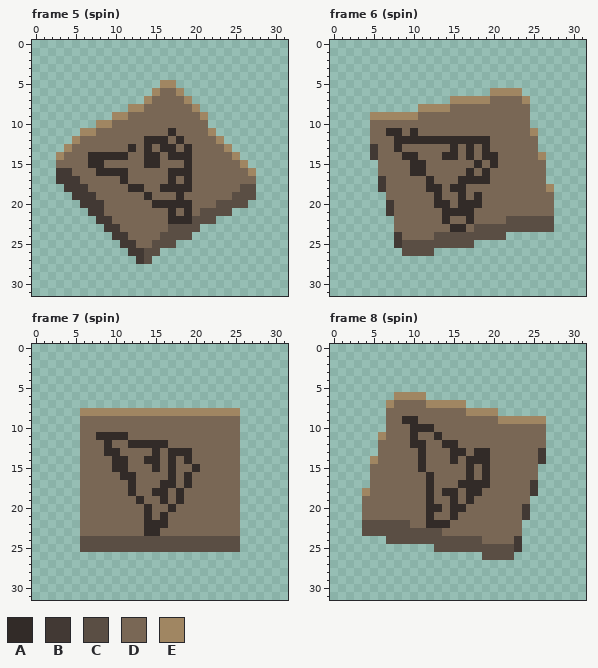
Edited in one commit: pixel-art file (art/spinningBox.aseprite). Above is the file before it was changed.
32x32 pixels, 24 frames. Shown: frame 5 (spin), frame 6 (spin), frame 7 (spin), frame 8 (spin). The commit also changed other frames, which this record leaves out.
Visible layers, top first: "Layer 3", "Layer 2", "Layer 1".
Palette (. is transparent): A #322b28  B #423934  C #5a4e44  D #796755  E #a08662
Pixels before, frame 5 (spin), first column x 3:
 5 .............EE..........
 6 ............EDDE.........
 7 ...........EDDDDE........
 8 .........EEDDDDDDE.......
 9 .......EEDDDDDDDDDE......
10 .....EEDDDDDDDDDDDD......
11 ...EEDDDDDDDDDADDDDE.....
12 ..EDDDDDDDDAAADADDDDE....
13 .EDDDDDDDADADAADADDDDE...
14 EDDDAAAAADDAADAAADDDDDE..
15 DDDDAADDDDDAADDDADDDDDDE.
16 BBDDDAAAADDDDDAAADDDDDDDE
17 BBBDDDDDADDDDDADADDDDDDDD
18 .BBBDDDDDAADDAAAADDDDDDCC
19 ..BBBDDDDDDADDDADDDDDDCCC
20 ...BBBDDDDDDAAAAADDDCCCC.
21 ....BBDDDDDDDDADADCCCC...
22 .....BBDDDDDDDAAACCC.....
23 ......BBDDDDDDCCCC.......
24 .......BBDDDDCCCC........
25 ........BBDDCCC..........
26 .........BBCC............
27 ..........BC.............
Pixels before, frame 6 (spin), first column x 5:
 6 ...............EEEE....
 7 ..........EEEEEDDDDE...
 8 ......EEEEDDDDDDDDDD...
 9 EEEEEEDDDDDDDDDDDDDD...
10 DDDDDDDDDDDDDDDDDDDD...
11 DDAADADDDDDDDDDDDDDDE..
12 DDDAAAAAAAAAAAADDDDDD..
13 BDDADDDDDDADADADDDDDD..
14 BDDDAADDDAADADAADDDDDE.
15 .DDDDAADDDDDDADADDDDDD.
16 .DDDDAADDDDDADADDDDDDD.
17 .BDDDDDADDDAAAADDDDDDD.
18 .BDDDDDAADAADDDDDDDDDDE
19 ..DDDDDDADDADADDDDDDDDD
20 ..BDDDDDAADAAADDDDDDDDD
21 ..BDDDDDDAAAADDDDDDDDDD
22 ...DDDDDDADDADDDDCCCCCC
23 ...DDDDDDDAADCCCCCCCCCC
24 ...BDDDDCCCCCCCCC......
25 ...BCCCCCCCCC..........
26 ....CCCC...............
Pixels before, frame 7 (spin), first column x 6:
 8 EEEEEEEEEEEEEEEEEEEE
 9 DDDDDDDDDDDDDDDDDDDD
10 DDDDDDDDDDDDDDDDDDDD
11 DDAAAADDDDDDDDDDDDDD
12 DDDADDAAAAADDDDDDDDD
13 DDDAADDDDADAAADDDDDD
14 DDDDAADDAADADADDDDDD
15 DDDDAADDDADADDADDDDD
16 DDDDDAADDDDADADDDDDD
17 DDDDDDADDDAADADDDDDD
18 DDDDDDADDAADADDDDDDD
19 DDDDDDDADDADADDDDDDD
20 DDDDDDDDADDADDDDDDDD
21 DDDDDDDDADADDDDDDDDD
22 DDDDDDDDAAADDDDDDDDD
23 DDDDDDDDAADDDDDDDDDD
24 CCCCCCCCCCCCCCCCCCCC
25 CCCCCCCCCCCCCCCCCCCC
Pixels before, frame 8 (spin), first column x 4:
 6 ....EEEE...............
 7 ...EDDDDEEEEE..........
 8 ...DDDDDDDDDDEEEE......
 9 ...DDAADDDDDDDDDDEEEEEE
10 ...DDDAAADDDDDDDDDDDDDD
11 ..EDDDADDADDDDDDDDDDDDD
12 ..DDDDAADDAADDDDDDDDDDD
13 ..DDDDDADDDAADAADDDDDDB
14 .EDDDDDADDDADAAADDDDDDB
15 .DDDDDDADDDDDADADDDDDD.
16 .DDDDDDDADDDDADADDDDDD.
17 .DDDDDDDADDDAAAADDDDDB.
18 EDDDDDDDADAADAADDDDDDB.
19 DDDDDDDDADDADADDDDDDD..
20 DDDDDDDDAADAADDDDDDDB..
21 DDDDDDDDADDADDDDDDDDB..
22 CCCCCCDDAAADDDDDDDDD...
23 CCCCCCCCCCDDDDDDDDDD...
24 ...CCCCCCCCCCCCDDDDB...
25 .........CCCCCCCCCCB...
26 ...............CCCC....
The result:
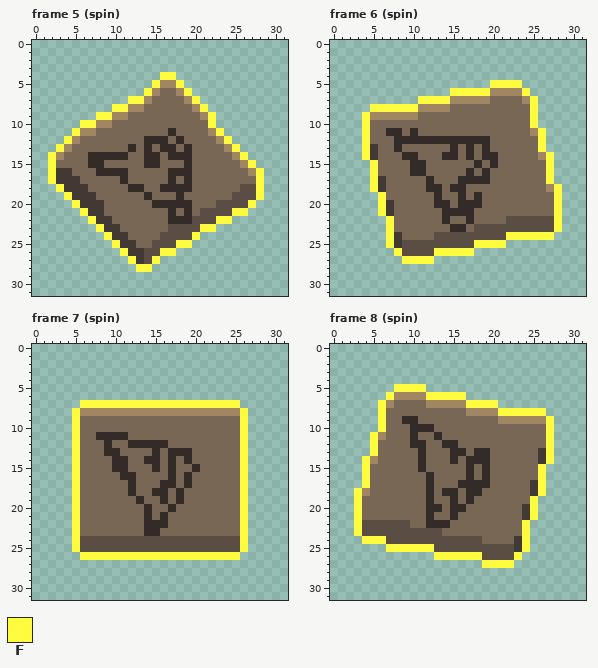
Colours new in this view: F #fffc40
The edit:
layer "Layer 4" added
Frame 5 (spin), layer "Layer 3":
Colour F now appears in row 4 at x 16 to 17; in row 5 at x 15 and 18; in row 6 at x 14 and 19; in row 7 at x 12 to 13 and 20; in row 8 at x 10 to 11 and 21; in row 9 at x 8 to 9 and 22.
Colour F now appears in row 10 at x 6 to 7 and 22; in row 11 at x 5 and 23; in row 12 at x 4 and 24; in row 13 at x 3 and 25; in row 14 at x 2 and 26; in row 15 at x 2 and 27.
Colour F now appears in rows 16 to 17 at x 2 and 28; in row 18 at x 3 and 28; in row 19 at x 4 and 28; in row 20 at x 5 and 27; in row 21 at x 6 and 25 to 26; in row 22 at x 7 and 23 to 24.
Colour F now appears in row 23 at x 8 and 21 to 22; in row 24 at x 9 and 20; in row 25 at x 10 and 18 to 19; in row 26 at x 11 and 16 to 17; in row 27 at x 12 and 15; in row 28 at x 13 to 14.
Frame 6 (spin), layer "Layer 3":
Colour F now appears in row 5 at x 20 to 23; in row 6 at x 15 to 19 and 24; in row 7 at x 11 to 14 and 25; in row 8 at x 5 to 10 and 25; in rows 9 to 10 at x 4 and 25; in rows 11 to 13 at x 4 and 26.
Colour F now appears in row 14 at x 4 and 27; in rows 15 to 17 at x 5 and 27; in row 18 at x 5 and 28; in rows 19 to 21 at x 6 and 28; in rows 22 to 23 at x 7 and 28; in row 24 at x 7 and 22 to 27.
Colour F now appears in row 25 at x 7 and 18 to 21; in row 26 at x 8 and 13 to 17; in row 27 at x 9 to 12.
Frame 7 (spin), layer "Layer 4":
Colour F now appears in row 7 at x 6 to 25; in rows 8 to 25 at x 5 and 26; in row 26 at x 6 to 25.
Frame 8 (spin), layer "Layer 4":
Colour F now appears in row 5 at x 8 to 11; in row 6 at x 7 and 12 to 16; in row 7 at x 6 and 17 to 20; in row 8 at x 6 and 21 to 26; in rows 9 to 10 at x 6 and 27; in rows 11 to 13 at x 5 and 27.
Colour F now appears in row 14 at x 4 and 27; in rows 15 to 17 at x 4 and 26; in row 18 at x 3 and 26; in rows 19 to 21 at x 3 and 25; in rows 22 to 23 at x 3 and 24; in row 24 at x 4 to 6 and 24.
Colour F now appears in row 25 at x 7 to 12 and 24; in row 26 at x 13 to 18 and 23; in row 27 at x 19 to 22.
